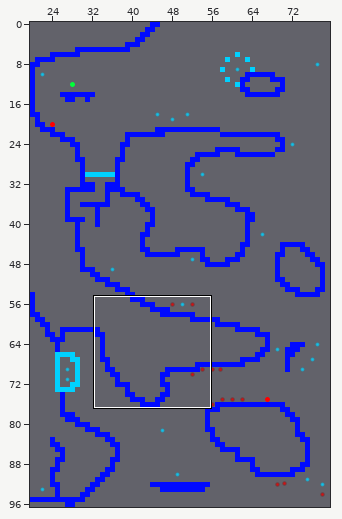
Tiled map, stored at Lark Shared/Resources/Tilemaps/level-1-5.tmx. The first picture is a wide view before the edit; the outline marks the close-up.
Close-up. Before the edit:
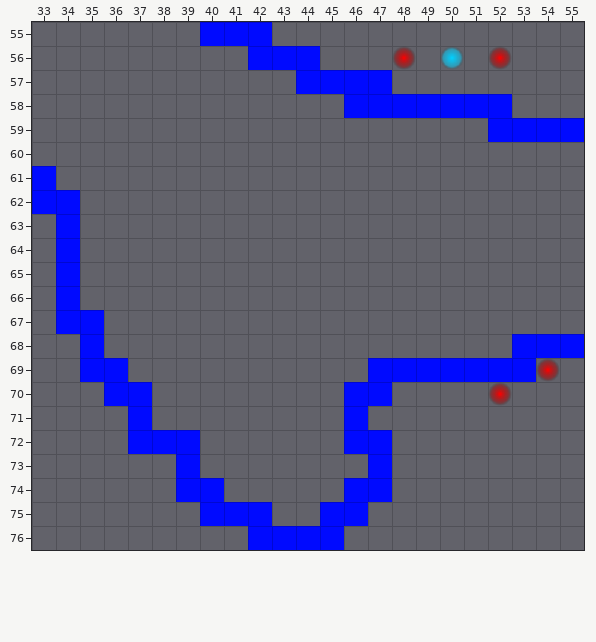
Cells are 32x32 px. Shown: x 33..55, y 55..76. The commit also changed other parts of the map, which this record leaves out.
The result:
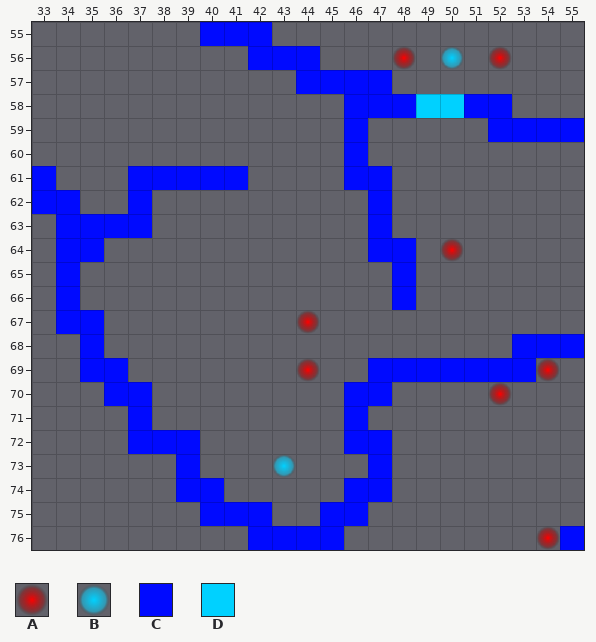
Key: from "tilset_debug-32x32": A 3, B 4, C 20, D 21.
_ is an empty cell.
Objects are placed by their top-left corner, in cells (3,4 is the top-left corner of cell 3,4); size is 1x1 cell unless given.
Changes in this commit:
Layer "terrain":
y 58: x 49..50 CC -> DD
y 59..60: x 46 _ -> C
y 61: x 37..41 _____ -> CCCCC; x 46..47 __ -> CC
y 62: x 37 _ -> C; x 47 _ -> C
y 63: x 35..37 ___ -> CCC; x 47 _ -> C
y 64: x 35 _ -> C; x 47..48 __ -> CC
y 65..66: x 48 _ -> C
y 76: x 55 _ -> C
Layer "actors":
changed: outside this view -> A "spike" at 54,76
added: A "spike" at 50,64
added: A "spike" at 44,67
added: A "spike" at 44,69
added: B "gem" at 43,73
Boxes around the changes in both close-ups, in picture pixels (x1, y1, x2, y2):
changed: (416, 94, 464, 118)
added: (344, 118, 416, 310)
added: (80, 166, 248, 262)
added: (441, 239, 463, 261)
added: (297, 311, 319, 333)
added: (297, 359, 319, 381)
added: (273, 455, 295, 477)
changed: (537, 526, 584, 550)
